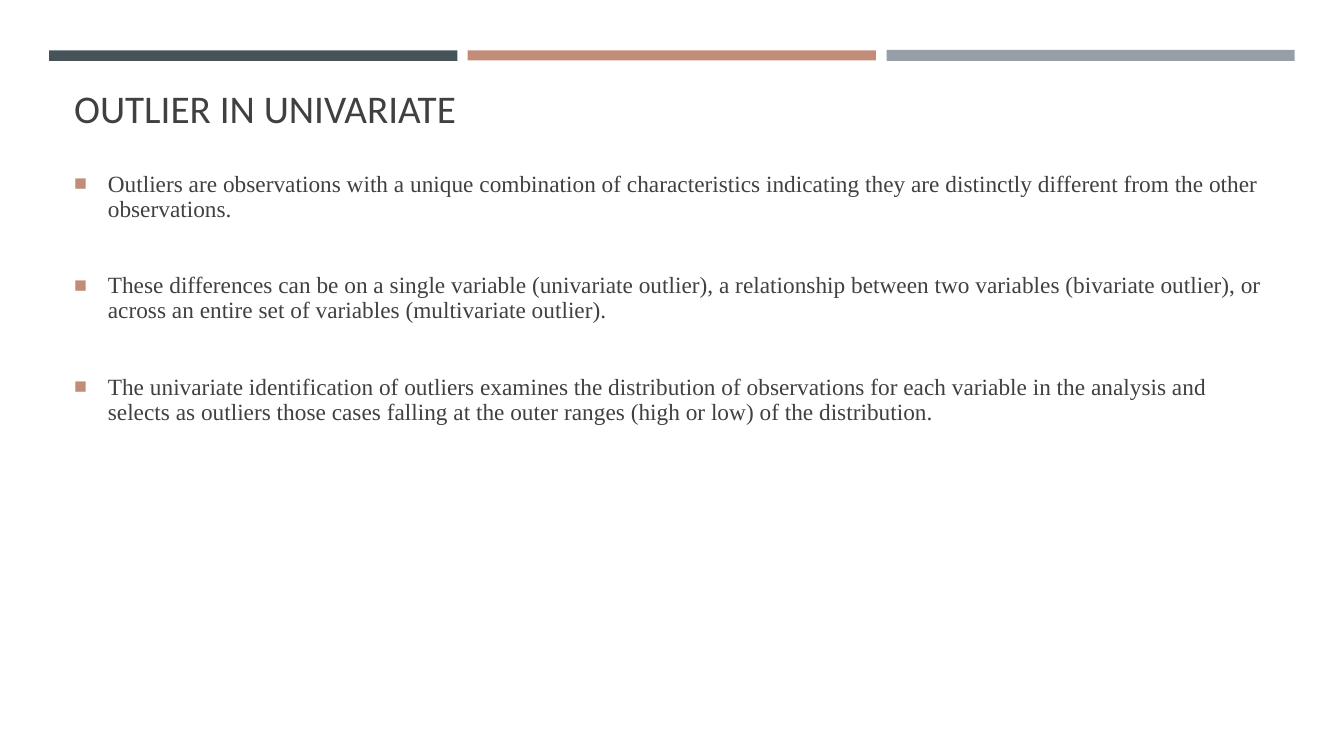
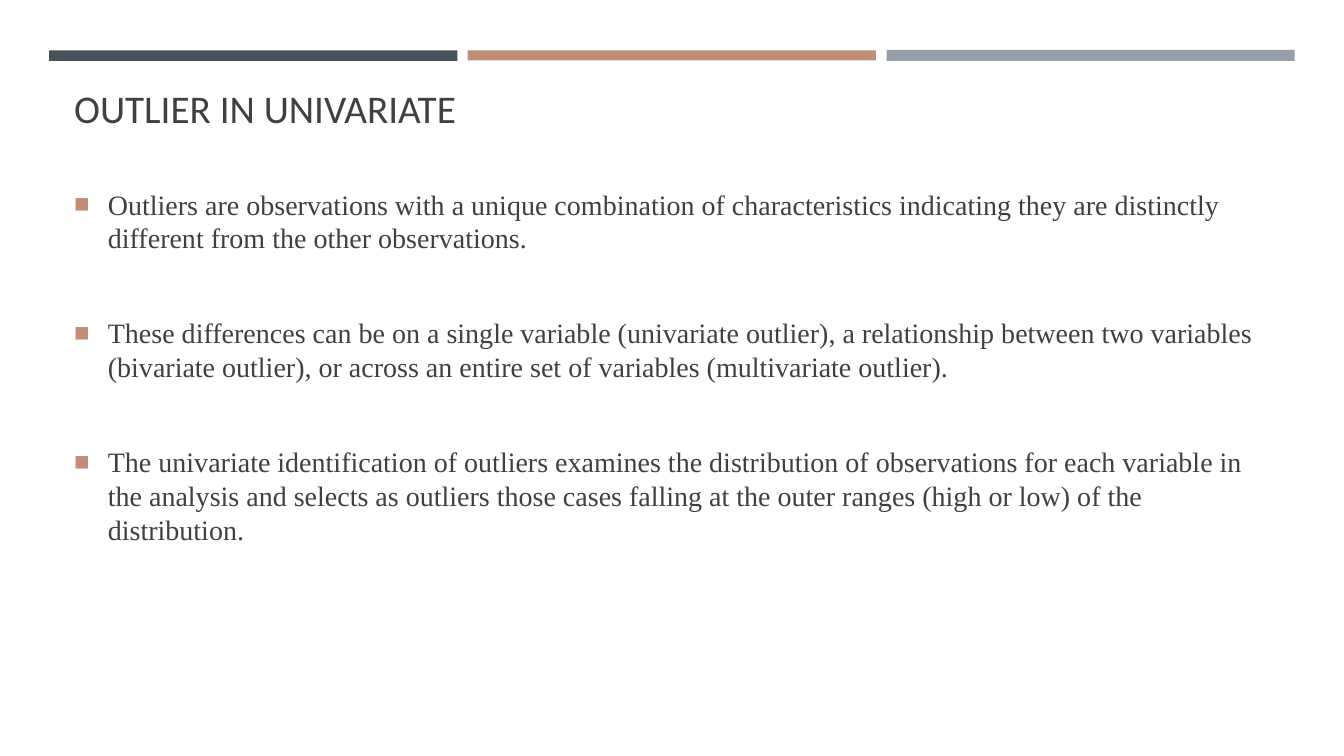
Before and after one commit to gisynw/geog-247, a slide deck: slide 19 of docs/Lectures/Week03/Week03_DataExploration.pptx. Drawn at 1344x756 pixels with LibreOffice and Linux fonts; fonts in the diff are those of the drawing. Boxes give left, top, right and bottom in pixels: in the first picture for what was removed or moved away, otherwise in the second. Text is boxed around its words. In the diff, an @@ line names an element or a change of style, - is before the commit and + after.

```diff
--- a/docs/Lectures/Week03/Week03_DataExploration.pptx
+++ b/docs/Lectures/Week03/Week03_DataExploration.pptx
@@ text "Outliers are observations with a ..." at (x1=108, y1=195, x2=1252, y2=541): size 16.6 to 20 pt; line spacing 0.9 to 1 @@
```
Also in this commit, not shown: 6 other slides changed, 1 slide added, 3 other files.
